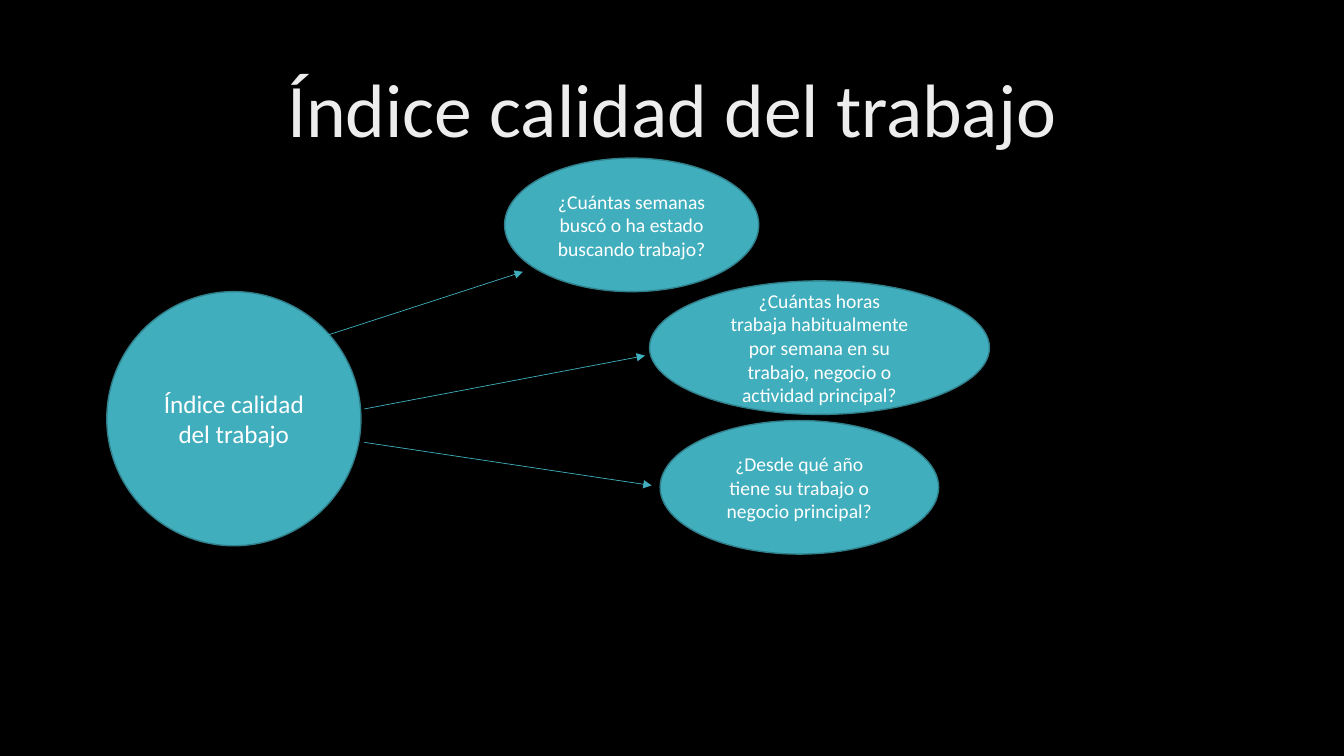
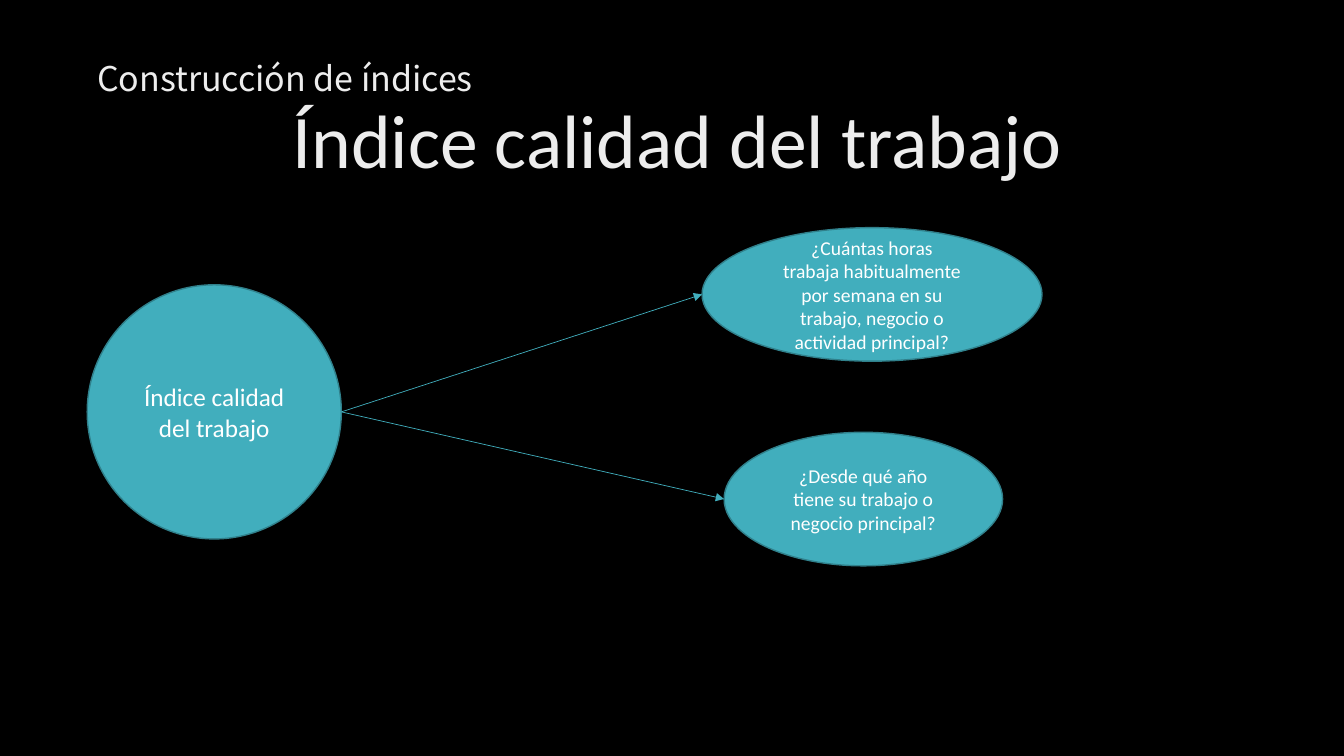
Before and after one commit to Sud-Austral/ds_indices, a slide deck: slide 28 of indices.pptx (slide 25 before the commit). Drawn at 1344x756 pixels with LibreOffice and Linux fonts; fonts in the diff are those of the drawing; background and template pictures are left out. Boxes give left, top, right and bottom in pixels: in the first picture for what was removed or moved away, otherwise in the second. Text is boxed around its words. In the diff, an @@ line names an element or a change of style, - is before the commit and + after.

```diff
--- a/indices.pptx
+++ b/indices.pptx
@@ text added at bbox=[97, 61, 473, 92], 24.3 pt, text gradient #BFBFBF to #EDEDED to #FFFFFF @@
+Construcción de índices
@@ title "Índice calidad del trabajo": place and size @@
-title "Índice calidad del trabajo" at bbox=[287, 75, 1056, 150]
+title "Índice calidad del trabajo" at bbox=[292, 105, 1061, 181]
@@ ellipse removed at bbox=[505, 158, 759, 291] @@
-¿Cuántas semanas
-buscó o ha estado
-buscando trabajo?
@@ ellipse "¿Cuántas horas trabaja habitualmente por ...": place and size @@
-ellipse "¿Cuántas horas trabaja habitualmente por ..." at bbox=[649, 281, 989, 414]
+ellipse "¿Cuántas horas trabaja habitualmente por ..." at bbox=[703, 228, 1043, 361]
@@ ellipse "Índice calidad del trabajo": place and size @@
-ellipse "Índice calidad del trabajo" at bbox=[107, 291, 361, 545]
+ellipse "Índice calidad del trabajo" at bbox=[88, 285, 342, 539]
@@ arrow removed from (328, 336) to (523, 272) @@
@@ arrow moved from (364, 409) - (645, 356) to (342, 412) - (703, 294) @@
@@ arrow moved from (364, 443) - (651, 486) to (342, 412) - (724, 499) @@
@@ ellipse "¿Desde qué año tiene su ...": place and size @@
-ellipse "¿Desde qué año tiene su ..." at bbox=[660, 420, 939, 554]
+ellipse "¿Desde qué año tiene su ..." at bbox=[724, 433, 1002, 566]
```
Also in this commit, not shown: 15 other slides changed, 13 slides added, 9 slides removed.
